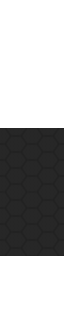
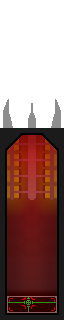
Comparing the layer stacks of the two (64, 320) images. Changes:
added group "Walls" with 3 layers above "Lights" over [left=0, top=99, right=64, bottom=320]
added layer "walls.png" in group "Walls" over [left=0, top=128, right=64, bottom=320]
added layer "Lights" above "Screen" over [left=0, top=128, right=64, bottom=320]
added group "Screen" with 9 layers above "Doodads" over [left=0, top=192, right=64, bottom=320]
added group "Visuals" with 7 layers in group "Screen" over [left=0, top=192, right=64, bottom=320]
added layer "Outside" in group "Visuals" over [left=0, top=256, right=64, bottom=320]
added group "Enemy" with 5 layers in group "Visuals" over [left=0, top=192, right=64, bottom=320]
added layer "5" (1st of 2, in "Screen" › "Visuals" › "Enemy") (overlay) in group "Enemy" over [left=0, top=192, right=64, bottom=320]
added layer "Background" in group "Screen" over [left=0, top=256, right=64, bottom=320]
added group "Doodads" with 4 layers above "Batteries" over [left=0, top=99, right=64, bottom=320]
added layer "Battery Holder" in group "Doodads" over [left=0, top=99, right=64, bottom=320]
added layer "Table" in group "Doodads" over [left=0, top=99, right=64, bottom=320]
added layer "Table Outline Shadow" in group "Doodads" over [left=0, top=256, right=64, bottom=320]
added layer "Table Outline" in group "Doodads" over [left=0, top=256, right=64, bottom=320]
added group "Batteries" with 8 layers above "Floors" over [left=0, top=112, right=64, bottom=224]
added layer "8" in group "Batteries" over [left=0, top=160, right=64, bottom=224]
added layer "7" in group "Batteries" over [left=0, top=144, right=64, bottom=208]
added layer "6" in group "Batteries" over [left=0, top=128, right=64, bottom=192]
added layer "5" (2nd of 2, in "Batteries") in group "Batteries" over [left=0, top=112, right=64, bottom=176]
painted on "Floor" over [left=0, top=128, right=64, bottom=320]
…and 4 more changes (4 added)
